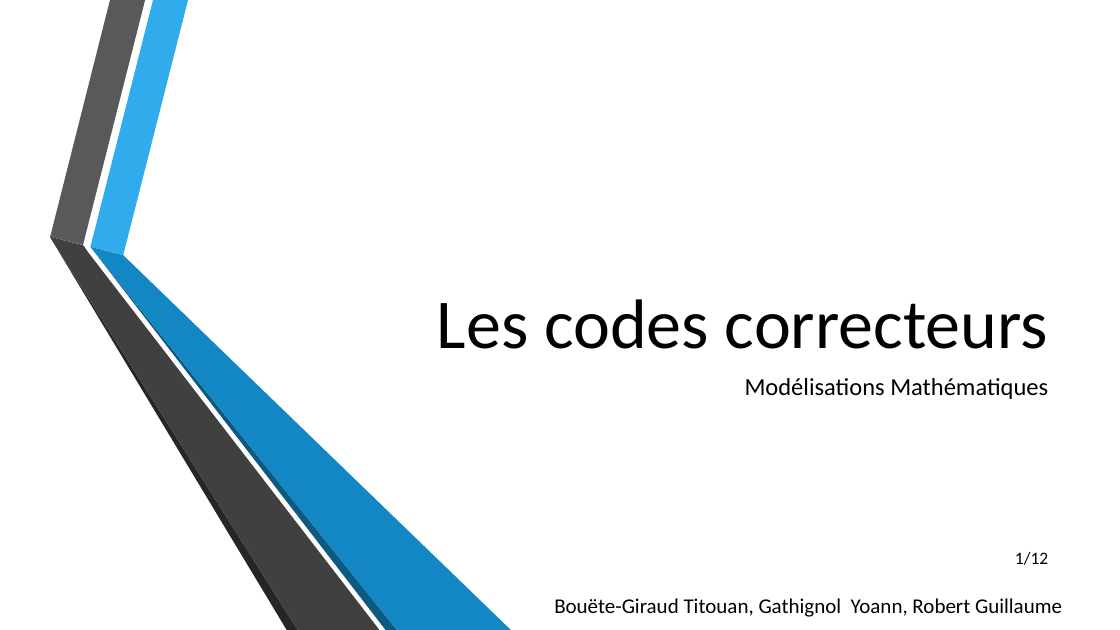
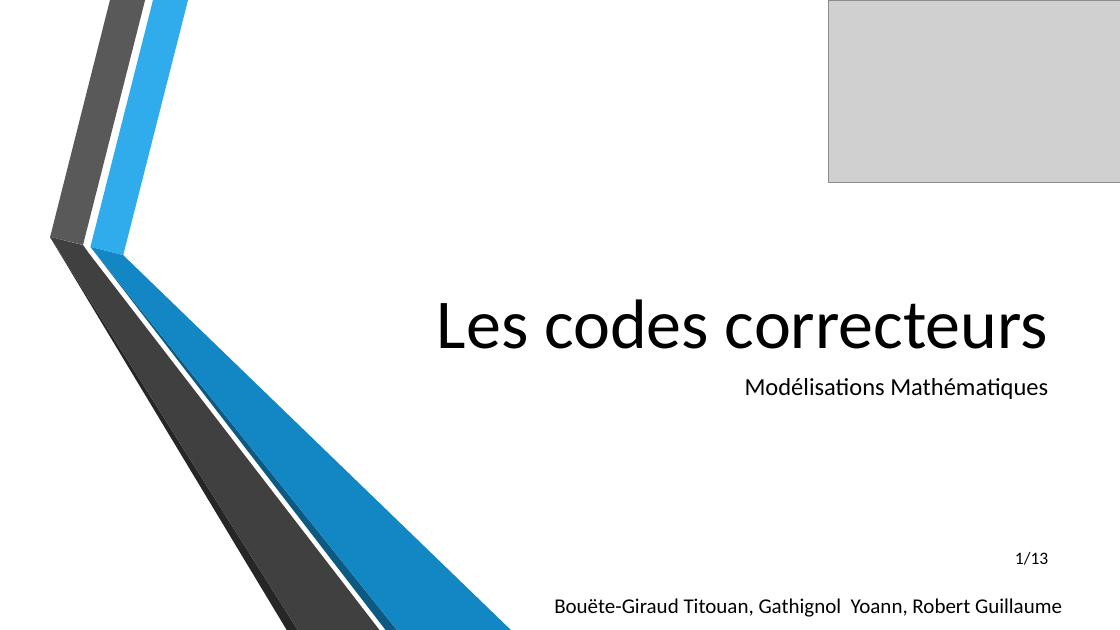
Before and after one commit to Guyoms/PTUT2016, a slide deck: slide 1 of SOUTENANCE/Modélisations Mathématiques.pptx. Drawn at 1120x630 pixels with LibreOffice and Linux fonts; fonts in the diff are those of the drawing; grey boxes stand for pictures; background and template pictures are left out. Boxes give left, top, right and bottom in pixels: in the first picture for what was removed or moved away, otherwise in the second. Text is boxed around its words. In the diff, an @@ line names an element or a change of style, - is before the commit and + after.

```diff
--- a/SOUTENANCE/Modélisations Mathématiques.pptx
+++ b/SOUTENANCE/Modélisations Mathématiques.pptx
@@ picture added at [829,0,1120,182] @@
@@ text at [1015,552,1048,565]: text changed @@
-1/12
+1/13
```
Also in this commit, not shown: 6 other slides changed.
